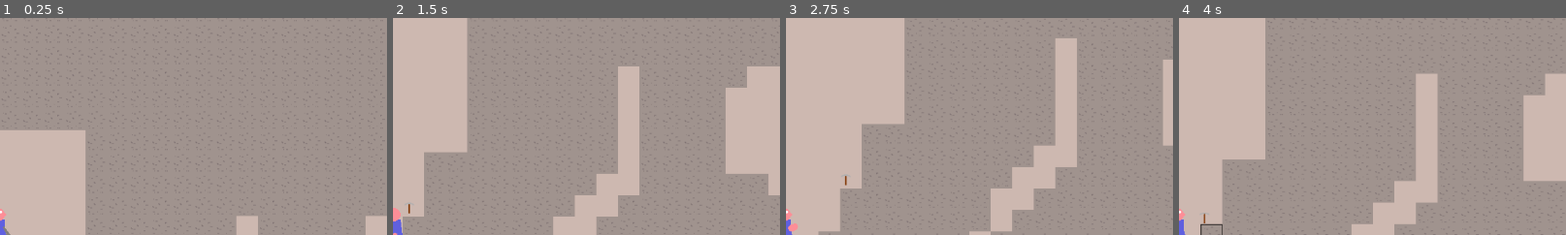
Above: before the commit, frames 1-4 (left to right).
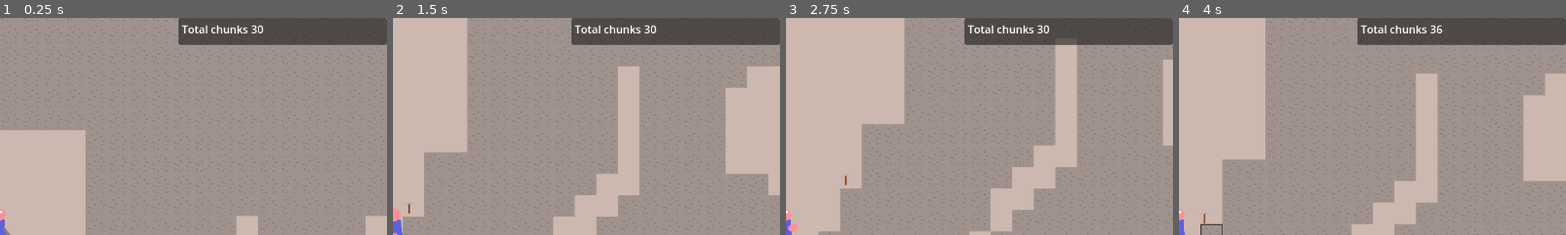
Above: after the commit, the same moments.

Repository: Griiimon/2D-Mining-Sandbox
Game: Godot game, scene res://scenes/game.tscn
Same seed, same stepped clock (60 frames per second), same inputs: the game is played once before the commit and once after it.
Inputs (mouse positions are % of the whole screen's width and height, from its top left):
- Up to frame 1 (0.25 s): no input
- Up to frame 2 (1.5 s): move the mouse to (72, 45) at 0.52 s; hold D (right) from 0.53 s (still down); tap X (drop_item) at 0.6 s; click (72, 45) at 0.67 s; tap Up (jump) at 0.77 s; move the mouse to (30, 55) at 1.27 s; tap F (interact) at 1.35 s
- Up to frame 3 (2.75 s): tap Up (jump) at 1.52 s; move the mouse to (60, 28) at 2.02 s; release D (right) at 2.03 s; hold A (left) from 2.03 s (still down); tap E (next_hotbar_item) at 2.1 s
- Up to frame 4 (4 s): move the mouse to (45, 70) at 2.77 s; release A (left) at 2.78 s; hold D (right) from 2.78 s (still down); tap Q (previous_hotbar_item) at 2.85 s; click (45, 70) at 2.92 s; tap Up (jump) at 3.02, 3.77 s; move the mouse to (80, 65) at 3.52 s; tap X (drop_item) at 3.6 s
The pictures show only the part of the screen within x 50-100%, y 0-50%; the shares and areas given below are measured in that part.

The runs differ from the first frame. In frame 1, 6.7% of the frame differs, in the area x 46-100%, y 0-13%; in frame 2, 6.7%; in frame 3, 6.7%; in frame 4, 6.7%.

Commit message:
debug hud item

Diff:
--- a/scripts/world/chunk_updater.gd
+++ b/scripts/world/chunk_updater.gd
@@ -52,6 +52,7 @@
 					for i in DELAY_FRAMES:
 						await get_tree().process_frame
 
+	DebugHud.send("Total chunks", len(world.get_chunks()))
 	busy= false
 
 
